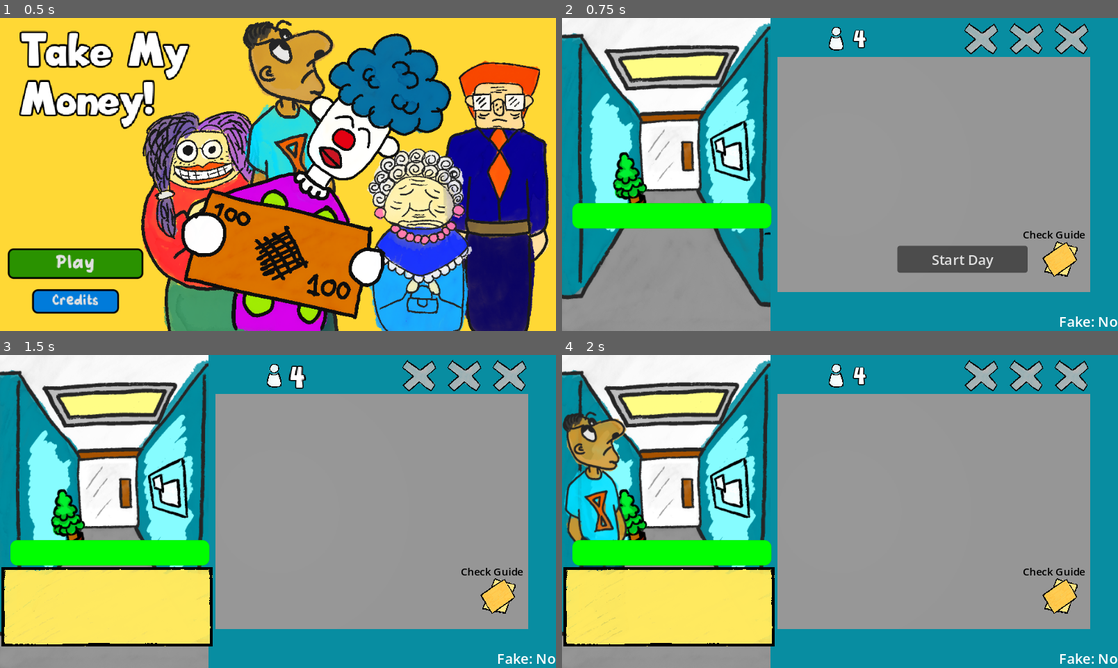
Above: before the commit, frames 1-4 (two rows, left to right).
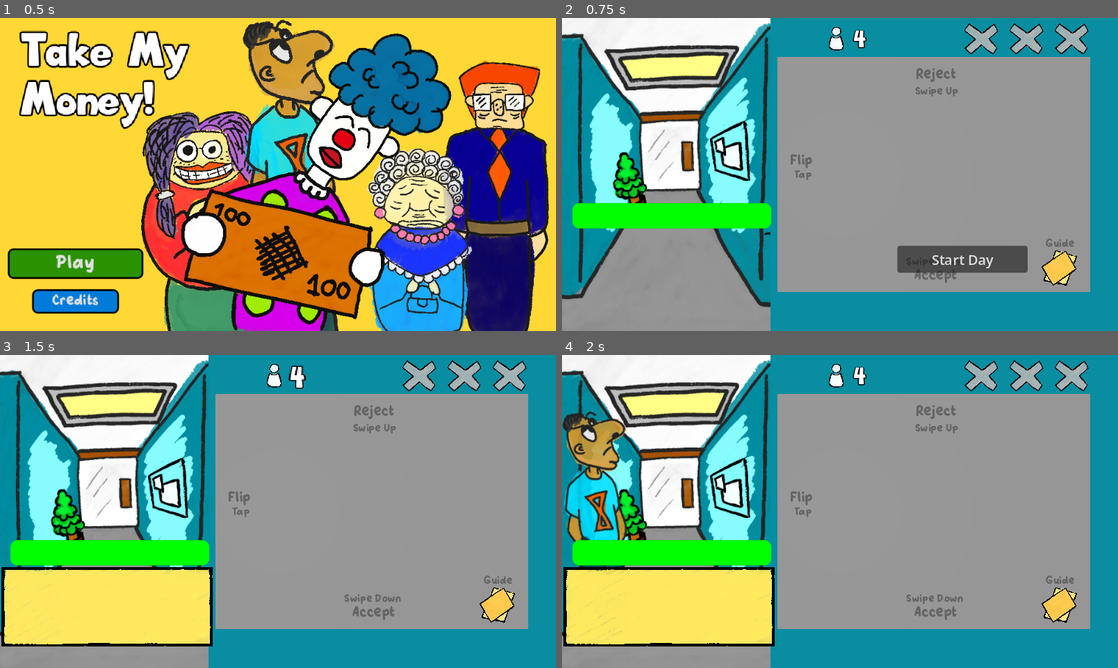
Above: after the commit, the same moments.

Repository: KaitoGameDev/brackeys-gj-2026-2
Game: Godot game, scene res://source/main_menu.tscn
Same seed, same stepped clock (60 frames per second), same inputs: the game is played once before the commit and once after it.
Inputs:
- Up to frame 1 (0.5 s): no input
- Up to frame 2 (0.75 s): click "Play" at 0.5 s
- Up to frame 3 (1.5 s): click "Start Day" at 1.25 s
- Up to frame 4 (2 s): no input

Frame 1 is identical in both runs. In frame 2, 1.2% of the frame differs, in the area x 41-100%, y 16-99%; in frame 3, 1.3%; in frame 4, 1.3%.

Commit message:
feat: add tutorial ui on the play area

Diff:
--- a/source/main.tscn
+++ b/source/main.tscn
@@ -20,6 +20,7 @@
 [ext_resource type="Resource" uid="uid://doyd3f2167sjy" path="res://resources/money/20_bill.tres" id="12_bill20"]
 [ext_resource type="Resource" uid="uid://bpxc8ak8gpjx7" path="res://resources/money/50_bill.tres" id="13_bill50"]
 [ext_resource type="Resource" uid="uid://b6wfrbnlhrevb" path="res://resources/money/100_bill.tres" id="14_bill100"]
+[ext_resource type="FontFile" uid="uid://brpmi7pe5c0jr" path="res://assets/fonts/UnyuCartoon.ttf" id="14_qp6gg"]
 [ext_resource type="Texture2D" uid="uid://0o2jrgnf4luq" path="res://assets/icons/folder_icon.png" id="14_sm8so"]
 [ext_resource type="Script" uid="uid://5yi0hln8l8pp" path="res://source/help_folders/help_folder_button.gd" id="15_ly4gw"]
 [ext_resource type="Script" uid="uid://bva8u8qxst4an" path="res://source/money_swipe/wave_start_ui.gd" id="15_vjn7t"]
@@ -166,7 +167,119 @@
 vertical_alignment = 1
 metadata/_edit_use_anchors_ = true
 
+[node name="PlayAreaContainer" type="Control" parent="CanvasLayer" unique_id=852353758]
+layout_mode = 3
+anchors_preset = 15
+anchor_right = 1.0
+anchor_bottom = 1.0
+offset_left = 318.0
+offset_top = 69.0
+offset_right = -16.0
+offset_bottom = -17.0
+grow_horizontal = 2
+grow_vertical = 2
+
+[node name="Reject" type="Label" parent="CanvasLayer/PlayAreaContainer" unique_id=719712292]
+layout_mode = 1
+anchors_preset = 5
+anchor_left = 0.5
+anchor_right = 0.5
+offset_left = -64.0
+offset_top = -14.0
+offset_right = -16.0
+offset_bottom = 9.0
+grow_horizontal = 2
+theme_override_colors/font_color = Color(0.39308554, 0.3930855, 0.39308548, 1)
+theme_override_fonts/font = ExtResource("14_qp6gg")
+text = "Reject"
+horizontal_alignment = 1
+vertical_alignment = 1
+
+[node name="RejectGuide" type="Label" parent="CanvasLayer/PlayAreaContainer" unique_id=1966432856]
+layout_mode = 1
+anchors_preset = 5
+anchor_left = 0.5
+anchor_right = 0.5
+offset_left = -67.0
+offset_top = 5.0
+offset_right = -13.0
+offset_bottom = 28.0
+grow_horizontal = 2
+theme_override_colors/font_color = Color(0.39308554, 0.3930855, 0.39308548, 1)
+theme_override_fonts/font = ExtResource("14_qp6gg")
+theme_override_font_sizes/font_size = 12
+text = "Swipe Up"
+horizontal_alignment = 1
+vertical_alignment = 1
+
+[node name="Accept" type="Label" parent="CanvasLayer/PlayAreaContainer" unique_id=1298042658]
+layout_mode = 1
+anchors_preset = 5
+anchor_left = 0.5
+anchor_right = 0.5
+offset_left = -67.5
+offset_top = 217.48
+offset_right = -15.5
+offset_bottom = 240.48
+grow_horizontal = 2
+theme_override_colors/font_color = Color(0.39308554, 0.3930855, 0.39308548, 1)
+theme_override_fonts/font = ExtResource("14_qp6gg")
+text = "Accept"
+horizontal_alignment = 1
+vertical_alignment = 1
+
+[node name="AcceptGuide" type="Label" parent="CanvasLayer/PlayAreaContainer" unique_id=2113692219]
+layout_mode = 1
+anchors_preset = 5
+anchor_left = 0.5
+anchor_right = 0.5
+offset_left = -77.0
+offset_top = 201.0
+offset_right = -6.0
+offset_bottom = 224.0
+grow_horizontal = 2
+theme_override_colors/font_color = Color(0.39308554, 0.3930855, 0.39308548, 1)
+theme_override_fonts/font = ExtResource("14_qp6gg")
+theme_override_font_sizes/font_size = 12
+text = "Swipe Down"
+horizontal_alignment = 1
+vertical_alignment = 1
+
+[node name="Flip" type="Label" parent="CanvasLayer/PlayAreaContainer" unique_id=1386997946]
+layout_mode = 1
+anchors_preset = 5
+anchor_left = 0.5
+anchor_right = 0.5
+offset_left = -221.0
+offset_top = 85.0
+offset_right = -169.0
+offset_bottom = 108.0
+grow_horizontal = 2
+theme_override_colors/font_color = Color(0.39308554, 0.3930855, 0.39308548, 1)
+theme_override_fonts/font = ExtResource("14_qp6gg")
+text = "Flip"
+horizontal_alignment = 1
+vertical_alignment = 1
+
+[node name="FlipGuide" type="Label" parent="CanvasLayer/PlayAreaContainer" unique_id=1345938520]
+layout_mode = 1
+anchors_preset = 5
+anchor_left = 0.5
+anchor_right = 0.5
+offset_left = -229.0
+offset_top = 100.999985
+offset_right = -158.0
+offset_bottom = 123.999985
+grow_horizontal = 2
+theme_override_colors/font_color = Color(0.39308554, 0.3930855, 0.39308548, 1)
+theme_override_fonts/font = ExtResource("14_qp6gg")
+theme_override_font_sizes/font_size = 12
+text = "Tap"
+horizontal_alignment = 1
+vertical_alignment = 1
+
 [node name="DebugContainer" type="Control" parent="CanvasLayer" unique_id=1973432247]
+visible = false
 layout_mode = 3
 anchors_preset = 15
 anchor_right = 1.0
@@ -203,19 +316,21 @@
 anchor_top = 1.0
 anchor_right = 1.0
 anchor_bottom = 1.0
-offset_left = -122.0
-offset_top = -122.0
-offset_right = -25.0
-offset_bottom = -99.0
+offset_left = -115.0
+offset_top = -111.0
+offset_right = -18.0
+offset_bottom = -88.0
 grow_horizontal = 0
 grow_vertical = 0
-theme_override_colors/font_color = Color(0, 0, 0, 1)
+theme_override_colors/font_color = Color(0.39215687, 0.39215687, 0.39215687, 1)
+theme_override_fonts/font = ExtResource("14_qp6gg")
 theme_override_font_sizes/font_size = 12
-text = "Check Guide"
+text = "Guide"
 horizontal_alignment = 1
 vertical_alignment = 1
 
 [node name="WaveStartContainer" type="Control" parent="CanvasLayer" unique_id=1653313975]
+visible = false
 layout_mode = 3
 anchors_preset = 15
 anchor_right = 1.0
@@ -250,10 +365,10 @@
 text = "Start Day"
 
 [node name="HelpFolderButton" type="TextureButton" parent="CanvasLayer" unique_id=469319324 node_paths=PackedStringArray("help_folder")]
-offset_left = 556.99994
-offset_top = 248.0
-offset_right = 605.99994
-offset_bottom = 297.0
+offset_left = 555.99994
+offset_top = 258.0
+offset_right = 604.99994
+offset_bottom = 307.0
 rotation = 0.2537237
 texture_normal = ExtResource("14_sm8so")
 ignore_texture_size = true
